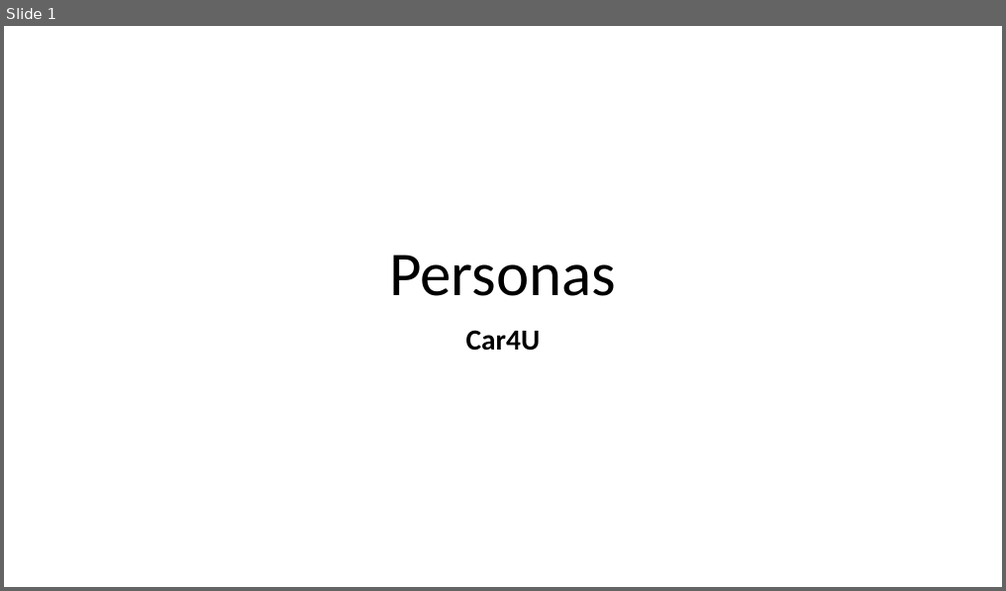
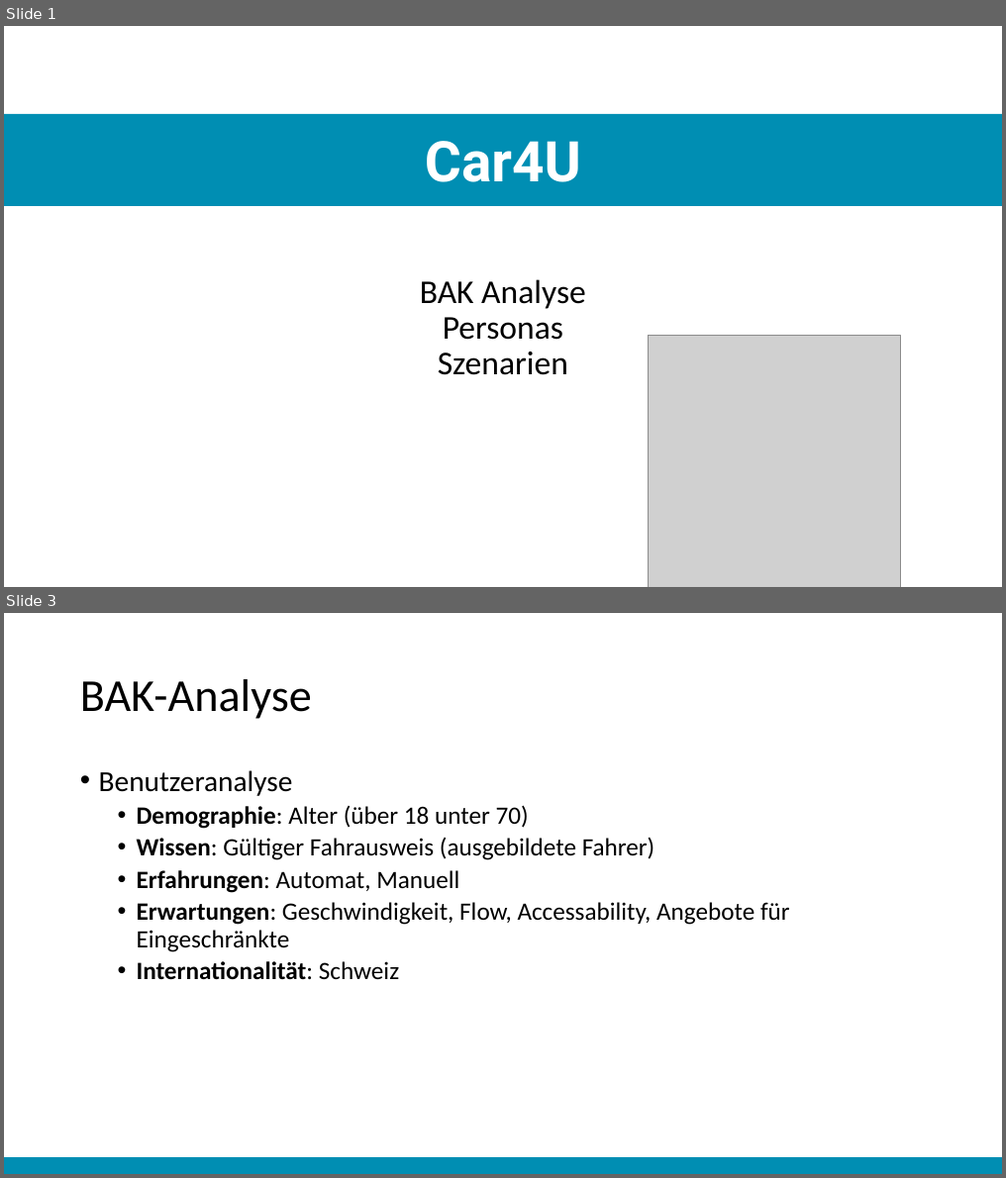
Before and after one commit to christopherchristensen/summaries, a slide deck: usab/Präsentation.pptx. Shown one above the other, each under a label of ours: slide 1 before the commit, slides 1 and 3 after it; the slides between them are not shown. The pictures are 1006x591 and 1006x1178 pixels, drawn with LibreOffice and Linux fonts; fonts in the diff are those of the drawing; grey boxes stand for pictures. Boxes give left, top, right and bottom in pixels: in the first picture for what was removed or moved away, otherwise in the second. Text is boxed around its words. In the diff, an @@ line names an element or a change of style, - is before the commit and + after.

Commit message:
präsentation zu szenarien

```diff
--- a/usab/Präsentation.pptx
+++ b/usab/Präsentation.pptx
@@ slide 3 added at (4,613,1002,1174), background #FFFFFF @@
@@ title added at (80,679,312,719), 44 pt, text #000000 @@
+BAK-Analyse
@@ text added at (99,770,790,980), 24 pt, text #000000 @@
+• Benutzeranalyse
+  • Demographie: Alter (über 18 unter 70)
+  • Wissen: Gültiger Fahrausweis (ausgebildete Fahrer)
+  • Erfahrungen: Automat, Manuell
+  • Erwartungen: Geschwindigkeit, Flow, Accessability, Angebote für Eingeschränkte
+  • Internationalität: Schweiz
@@ rectangle added at (4,1158,1002,1174), fill #008EB3 @@
@@ slide 1 changed as well @@
@@ rectangle added at (4,114,1002,206), fill #008EB3 @@
@@ subtitle "Car4U": place and size @@
-subtitle "Car4U" at (466,330,540,351)
+subtitle "Car4U" at (425,141,581,182)
@@ subtitle "Car4U" at (425,141,581,182): size 28 to 54 pt, font Calibri to Roboto, text colour #000000 to #FFFFFF @@
@@ title at (420,279,586,375): text changed; size 60 to 32 pt @@
-Personas
+BAK Analyse
+Personas
+Szenarien
@@ picture added at (648,336,900,587) @@
```
Also in this commit, not shown: 11 other slides changed, 4 other slides added, 1 other file.
